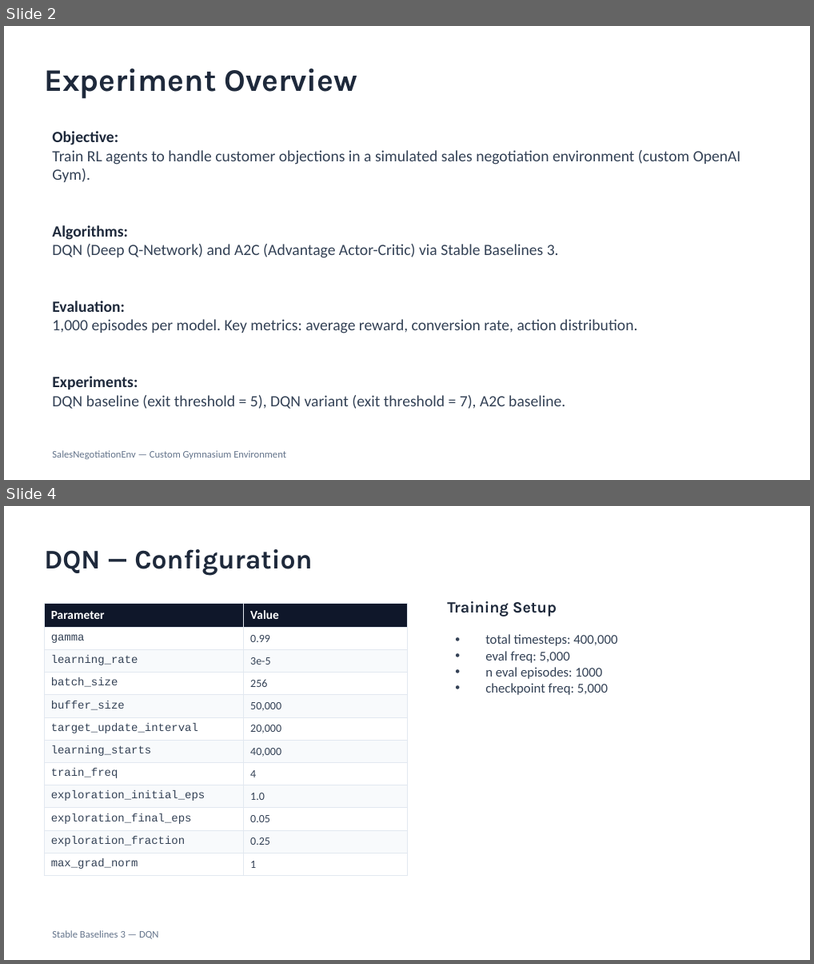
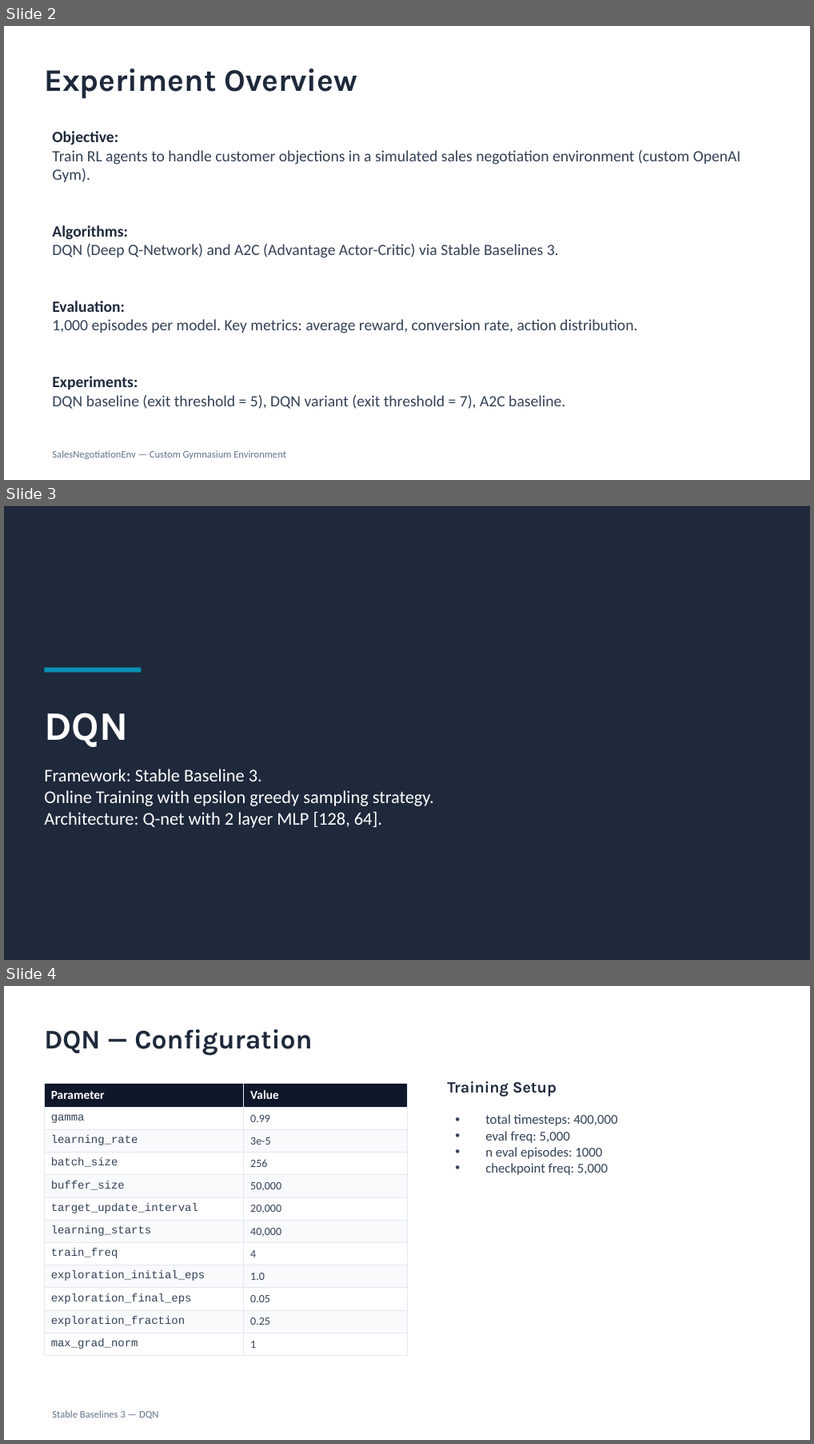
Before and after one commit to FitMAnalytics/RL_SalesTalk_Explore, a slide deck: experiment_report_0312.pptx. Shown one above the other, each under a label of ours: slides 2 and 4 before the commit, slides 2, 3 and 4 after it; the slides between them are not shown. The pictures are 814x964 and 814x1444 pixels, drawn with LibreOffice and Linux fonts; fonts in the diff are those of the drawing. Boxes give left, top, right and bottom in pixels: in the first picture for what was removed or moved away, otherwise in the second. Text is boxed around its words. In the diff, an @@ line names an element or a change of style, - is before the commit and + after.

```diff
--- a/experiment_report_0312.pptx
+++ b/experiment_report_0312.pptx
@@ slide 3 added at box(4, 506, 810, 960), background #1E293B @@
@@ rectangle added at box(44, 668, 141, 672), fill #0891B2 @@
@@ text added at box(44, 712, 128, 747), 36 pt, text #FFFFFF, bold @@
+DQN
@@ text added at box(44, 768, 434, 828), 16 pt, text #FFFFFF @@
+Framework: Stable Baseline 3.
+Online Training with epsilon greedy sampling strategy.
+Architecture: Q-net with 2 layer MLP [128, 64].
```
Also in this commit, not shown: 5 slides changed, 2 other slides added, 2 slides removed, 2 other files.
